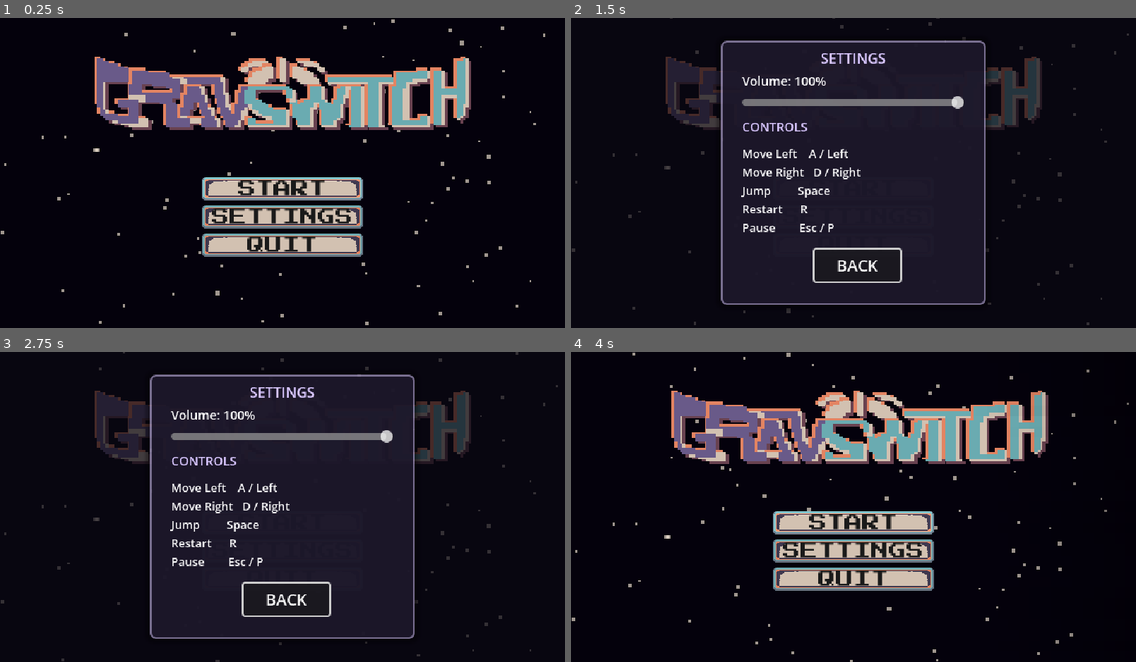
Above: before the commit, frames 1-4 (two rows, left to right).
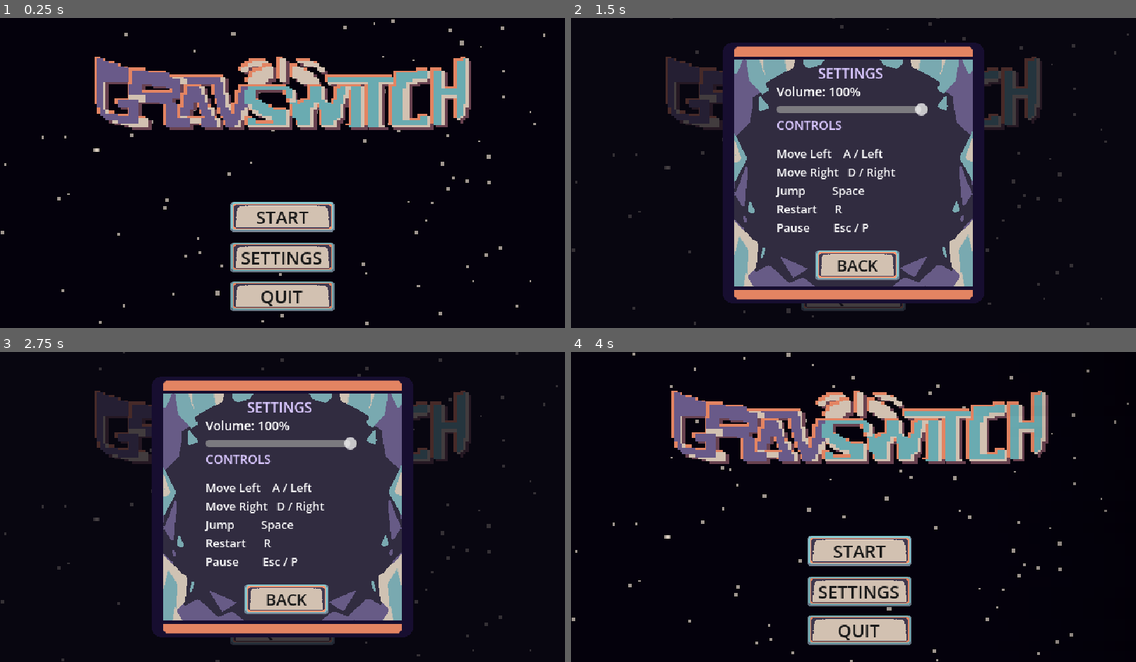
Above: after the commit, the same moments.

Repository: jmx2033/GRAVSWITCH
Game: Godot game, scene res://Scenes/mainmenu.tscn
Same seed, same stepped clock (60 frames per second), same inputs: the game is played once before the commit and once after it.
Inputs (mouse positions are in pixels of both pictures, inside the frame that each line leads up to):
- Up to frame 1 (0.25 s): no input
- Up to frame 2 (1.5 s): click "SETTINGS" at 0.5 s; click "START" at 1.25 s
- Up to frame 3 (2.75 s): click "START" at 2 s
- Up to frame 4 (4 s): click "BACK" at 2.75 s; move the mouse to (977, 491) at 3.52 s; hold D (move_right) from 3.53 s (still down); tap Space (jump) at 3.77 s

The runs differ from the first frame. In frame 1, 8.9% of the frame differs, in the area x 35-65%, y 51-95%; in frame 2, 16%, in the area x 26-74%, y 7-95%; in frame 3, 16%; in frame 4, 8.9%.

Commit message:
fix(ui): 恢复合并前的主菜单与面板布局，塌陷改为贴底散落 [P1-5]

Diff:
--- a/Scenes/mainmenu.tscn
+++ b/Scenes/mainmenu.tscn
@@ -66,28 +66,26 @@
 texture = ExtResource("3_title")
 stretch_mode = 5
 
-[node name="VBoxContainer" type="VBoxContainer" parent="." unique_id=2046527639]
+
+[node name="ButtonPlay" type="Button" parent="." unique_id=1112869794]
 layout_mode = 1
-anchors_preset = 13
+anchors_preset = -1
 anchor_left = 0.5
+anchor_top = 0.5
 anchor_right = 0.5
-anchor_bottom = 1.0
-offset_left = -92.0
-offset_top = 180.0
-offset_right = 92.0
-offset_bottom = 180.0
+anchor_bottom = 0.522
+offset_left = -60.0
+offset_top = 32.0
+offset_right = 60.0
+offset_bottom = 60.08
 grow_horizontal = 2
 grow_vertical = 2
-
-[node name="ButtonPlay" type="Button" parent="VBoxContainer" unique_id=1112869794]
-layout_mode = 2
 theme_override_colors/font_color = Color(0.102, 0.102, 0.102, 1)
 theme_override_colors/font_focus_color = Color(0.102, 0.102, 0.102, 1)
 theme_override_colors/font_pressed_color = Color(0.102, 0.102, 0.102, 1)
 theme_override_colors/font_hover_color = Color(0.102, 0.102, 0.102, 1)
 theme_override_colors/font_hover_pressed_color = Color(0.102, 0.102, 0.102, 1)
 theme_override_colors/font_disabled_color = Color(0.35, 0.35, 0.35, 1)
-theme_override_fonts/font = ExtResource("3_v4pkt")
 theme_override_font_sizes/font_size = 20
 theme_override_styles/normal = SubResource("StyleBoxTexture_btn_normal")
 theme_override_styles/pressed = SubResource("StyleBoxTexture_btn_normal")
@@ -95,16 +93,26 @@
 theme_override_styles/focus = SubResource("StyleBoxTexture_btn_focus")
 text = "START"
 
-[node name="ButtonChallenge" type="Button" parent="VBoxContainer" unique_id=1310177641]
+[node name="ButtonChallenge" type="Button" parent="." unique_id=1310177641]
 visible = false
-layout_mode = 2
+layout_mode = 1
+anchors_preset = 8
+anchor_left = 0.5
+anchor_top = 0.5
+anchor_right = 0.5
+anchor_bottom = 0.5
+offset_left = -70.0
+offset_top = -17.0
+offset_right = 70.0
+offset_bottom = 19.0
+grow_horizontal = 2
+grow_vertical = 2
 theme_override_colors/font_color = Color(0.102, 0.102, 0.102, 1)
 theme_override_colors/font_focus_color = Color(0.102, 0.102, 0.102, 1)
 theme_override_colors/font_pressed_color = Color(0.102, 0.102, 0.102, 1)
 theme_override_colors/font_hover_color = Color(0.102, 0.102, 0.102, 1)
 theme_override_colors/font_hover_pressed_color = Color(0.102, 0.102, 0.102, 1)
 theme_override_colors/font_disabled_color = Color(0.35, 0.35, 0.35, 1)
-theme_override_fonts/font = ExtResource("3_v4pkt")
 theme_override_font_sizes/font_size = 20
 theme_override_styles/normal = SubResource("StyleBoxTexture_btn_normal")
 theme_override_styles/pressed = SubResource("StyleBoxTexture_btn_normal")
@@ -112,15 +120,25 @@
 theme_override_styles/focus = SubResource("StyleBoxTexture_btn_focus")
 text = "CHALLENGE"
 
-[node name="ButtonSettings" type="Button" parent="VBoxContainer" unique_id=1326681747]
-layout_mode = 2
+[node name="ButtonSettings" type="Button" parent="." unique_id=1326681747]
+layout_mode = 1
+anchors_preset = 8
+anchor_left = 0.5
+anchor_top = 0.5
+anchor_right = 0.5
+anchor_bottom = 0.5
+offset_left = -60.0
+offset_top = 78.0
+offset_right = 60.0
+offset_bottom = 114.0
+grow_horizontal = 2
+grow_vertical = 2
 theme_override_colors/font_color = Color(0.102, 0.102, 0.102, 1)
 theme_override_colors/font_focus_color = Color(0.102, 0.102, 0.102, 1)
 theme_override_colors/font_pressed_color = Color(0.102, 0.102, 0.102, 1)
 theme_override_colors/font_hover_color = Color(0.102, 0.102, 0.102, 1)
 theme_override_colors/font_hover_pressed_color = Color(0.102, 0.102, 0.102, 1)
 theme_override_colors/font_disabled_color = Color(0.35, 0.35, 0.35, 1)
-theme_override_fonts/font = ExtResource("3_v4pkt")
 theme_override_font_sizes/font_size = 20
 theme_override_styles/normal = SubResource("StyleBoxTexture_btn_normal")
 theme_override_styles/pressed = SubResource("StyleBoxTexture_btn_normal")
@@ -128,15 +146,25 @@
 theme_override_styles/focus = SubResource("StyleBoxTexture_btn_focus")
 text = "SETTINGS"
 
-[node name="ButtonQuit" type="Button" parent="VBoxContainer" unique_id=1326681748]
-layout_mode = 2
+[node name="ButtonQuit" type="Button" parent="." unique_id=1326681748]
+layout_mode = 1
+anchors_preset = 8
+anchor_left = 0.5
+anchor_top = 0.5
+anchor_right = 0.5
+anchor_bottom = 0.5
+offset_left = -60.0
+offset_top = 122.0
+offset_right = 60.0
+offset_bottom = 158.0
+grow_horizontal = 2
+grow_vertical = 2
 theme_override_colors/font_color = Color(0.102, 0.102, 0.102, 1)
 theme_override_colors/font_focus_color = Color(0.102, 0.102, 0.102, 1)
 theme_override_colors/font_pressed_color = Color(0.102, 0.102, 0.102, 1)
 theme_override_colors/font_hover_color = Color(0.102, 0.102, 0.102, 1)
 theme_override_colors/font_hover_pressed_color = Color(0.102, 0.102, 0.102, 1)
 theme_override_colors/font_disabled_color = Color(0.35, 0.35, 0.35, 1)
-theme_override_fonts/font = ExtResource("3_v4pkt")
 theme_override_font_sizes/font_size = 20
 theme_override_styles/normal = SubResource("StyleBoxTexture_btn_normal")
 theme_override_styles/pressed = SubResource("StyleBoxTexture_btn_normal")
--- a/Scenes/settings_panel.tscn
+++ b/Scenes/settings_panel.tscn
@@ -1,20 +1,51 @@
 [gd_scene format=3 uid="uid://durcx6hmcy24w"]
 
 [ext_resource type="Script" uid="uid://dq3plm2pm86jq" path="res://Scripts/ui/settings_panel.gd" id="1_sp"]
+[ext_resource type="Texture2D" uid="uid://sytie6mejyms" path="res://Art/ui/ui_settings_panel.png" id="2_bg"]
+[ext_resource type="Texture2D" uid="uid://dv478o526tpud" path="res://Art/ui/ui_button.png" id="3_btn"]
 
-[sub_resource type="StyleBoxFlat" id="StyleBoxFlat_frost"]
-bg_color = Color(0.12, 0.1, 0.18, 0.85)
-border_width_left = 2
-border_width_top = 2
-border_width_right = 2
-border_width_bottom = 2
-border_color = Color(0.85, 0.78, 1, 0.55)
-corner_radius_top_left = 6
-corner_radius_top_right = 6
-corner_radius_bottom_right = 6
-corner_radius_bottom_left = 6
-shadow_color = Color(0, 0, 0, 0.45)
-shadow_size = 8
+[sub_resource type="StyleBoxTexture" id="StyleBoxTexture_frost_bg"]
+content_margin_left = 0.0
+content_margin_top = 0.0
+content_margin_right = 0.0
+content_margin_bottom = 0.0
+texture = ExtResource("2_bg")
+
+[sub_resource type="StyleBoxTexture" id="StyleBoxTexture_btn_normal"]
+content_margin_left = 12.0
+content_margin_top = 4.0
+content_margin_right = 12.0
+content_margin_bottom = 4.0
+texture = ExtResource("3_btn")
+texture_margin_left = 6.0
+texture_margin_top = 6.0
+texture_margin_right = 6.0
+texture_margin_bottom = 6.0
+
+[sub_resource type="StyleBoxTexture" id="StyleBoxTexture_btn_hover"]
+content_margin_left = 12.0
+content_margin_top = 4.0
+content_margin_right = 12.0
+content_margin_bottom = 4.0
+texture = ExtResource("3_btn")
+texture_margin_left = 6.0
+texture_margin_top = 6.0
+texture_margin_right = 6.0
+texture_margin_bottom = 6.0
+modulate_color = Color(1.25, 1.25, 1.25, 1)
+
+[sub_resource type="StyleBoxTexture" id="StyleBoxTexture_btn_focus"]
+content_margin_left = 12.0
+content_margin_top = 4.0
+content_margin_right = 12.0
+content_margin_bottom = 4.0
+texture = ExtResource("3_btn")
+texture_margin_left = 6.0
+texture_margin_top = 6.0
+texture_margin_right = 6.0
+texture_margin_bottom = 6.0
+modulate_color = Color(1.15, 1.15, 1.15, 1)
+draw_center = false
 
 [node name="SettingsPanel" type="Control" unique_id=710877453]
 process_mode = 3
@@ -50,13 +81,14 @@
 offset_bottom = 150.0
 grow_horizontal = 2
 grow_vertical = 2
-theme_override_styles/panel = SubResource("StyleBoxFlat_frost")
+theme_override_styles/panel = SubResource("StyleBoxTexture_frost_bg")
 
 [node name="Title" type="Label" parent="Frost" unique_id=1817457904]
 layout_mode = 0
-offset_top = 8.0
-offset_right = 300.0
-offset_bottom = 32.0
+offset_left = -3.0
+offset_top = 25.0
+offset_right = 297.0
+offset_bottom = 49.0
 theme_override_colors/font_color = Color(0.85, 0.78, 1, 1)
 theme_override_font_sizes/font_size = 16
 text = "SETTINGS"
@@ -65,39 +97,39 @@
 [node name="VolumeLabel" type="Label" parent="Frost" unique_id=1248034047]
 unique_name_in_owner = true
 layout_mode = 0
-offset_left = 24.0
-offset_top = 36.0
-offset_right = 276.0
-offset_bottom = 58.0
+offset_left = 63.0
+offset_top = 48.0
+offset_right = 315.0
+offset_bottom = 70.0
 theme_override_font_sizes/font_size = 14
 text = "Volume: 100%"
 
 [node name="VolumeSlider" type="HSlider" parent="Frost" unique_id=744007780]
 unique_name_in_owner = true
 layout_mode = 0
-offset_left = 24.0
-offset_top = 58.0
-offset_right = 276.0
-offset_bottom = 82.0
+offset_left = 63.0
+offset_top = 70.0
+offset_right = 235.0
+offset_bottom = 86.0
 max_value = 1.0
 step = 0.05
 value = 1.0
 
 [node name="KeysTitle" type="Label" parent="Frost" unique_id=996241516]
 layout_mode = 0
-offset_left = 24.0
-offset_top = 88.0
-offset_right = 276.0
-offset_bottom = 108.0
+offset_left = 63.0
+offset_top = 86.0
+offset_right = 315.0
+offset_bottom = 106.0
 theme_override_colors/font_color = Color(0.85, 0.78, 1, 1)
 theme_override_font_sizes/font_size = 14
 text = "CONTROLS"
 
 [node name="KeysTable" type="Label" parent="Frost" unique_id=735927332]
 layout_mode = 0
-offset_left = 24.0
+offset_left = 63.0
 offset_top = 119.0
-offset_right = 276.0
+offset_right = 315.0
 offset_bottom = 221.0
 theme_override_font_sizes/font_size = 13
 text = "Move Left    A / Left
@@ -113,5 +145,13 @@
 offset_top = 237.0
 offset_right = 203.0
 offset_bottom = 273.0
+theme_override_colors/font_color = Color(0.102, 0.102, 0.102, 1)
+theme_override_colors/font_focus_color = Color(0.102, 0.102, 0.102, 1)
+theme_override_colors/font_pressed_color = Color(0.102, 0.102, 0.102, 1)
+theme_override_colors/font_hover_color = Color(0.102, 0.102, 0.102, 1)
 theme_override_font_sizes/font_size = 18
+theme_override_styles/normal = SubResource("StyleBoxTexture_btn_normal")
+theme_override_styles/pressed = SubResource("StyleBoxTexture_btn_normal")
+theme_override_styles/hover = SubResource("StyleBoxTexture_btn_hover")
+theme_override_styles/focus = SubResource("StyleBoxTexture_btn_focus")
 text = "BACK"
--- a/Scenes/win_panel.tscn
+++ b/Scenes/win_panel.tscn
@@ -2,6 +2,7 @@
 
 [ext_resource type="Script" path="res://Scripts/ui/win_panel.gd" id="1_wp"]
 [ext_resource type="Texture2D" path="res://Art/ui/ui_button.png" id="2_btn"]
+[ext_resource type="Texture2D" uid="uid://crxmjxopjlfaj" path="res://Art/ui/ui_win_panel.png" id="3_bg"]
 
 [sub_resource type="StyleBoxTexture" id="StyleBoxTexture_btn_normal"]
 content_margin_left = 12.0
@@ -38,6 +39,13 @@
 texture_margin_bottom = 6.0
 modulate_color = Color(1.15, 1.15, 1.15, 1)
 draw_center = false
+
+[sub_resource type="StyleBoxTexture" id="StyleBoxTexture_frost_bg"]
+content_margin_left = 0.0
+content_margin_top = 0.0
+content_margin_right = 0.0
+content_margin_bottom = 0.0
+texture = ExtResource("3_bg")
 
 [sub_resource type="StyleBoxFlat" id="StyleBoxFlat_frost"]
 bg_color = Color(0.12, 0.1, 0.18, 0.92)
@@ -97,13 +105,13 @@
 offset_bottom = 150.0
 grow_horizontal = 2
 grow_vertical = 2
-theme_override_styles/panel = SubResource("StyleBoxFlat_frost")
+theme_override_styles/panel = SubResource("StyleBoxTexture_frost_bg")
 
 [node name="Title" type="Label" parent="Content/Frost"]
 layout_mode = 0
-offset_top = 16.0
+offset_top = 56.0
 offset_right = 320.0
-offset_bottom = 52.0
+offset_bottom = 92.0
 theme_override_colors/font_color = Color(0.85, 0.78, 1, 1)
 theme_override_font_sizes/font_size = 26
 text = "ALL CLEAR"
--- a/Scripts/core/game.gd
+++ b/Scripts/core/game.gd
@@ -139,12 +139,14 @@
 		return
 	_player.connect("won", _on_player_won)
 
-	# 最后一关（正式关的第 5 关）才授权「空中改重力」。
+	# 从第 5 关（下标 4）起授权「空中改重力」。
 	# 前四关不授权，玩家只能靠重力区改变方向——那些关的谜题全建立在这个前提上。
+	# 第 5 关是教学关（用虚空坑引出机制），第 6 关是综合关（把机制串起来）。
 	# 授权集中写在这里而不是每关一个参数，是因为「哪一关开能力」是游戏流程的决定，
-	# 不该散落到四个关卡场景里。
-	var is_last_level: bool = _level_index >= 0 and _level_index == levels.size() - 1
-	if is_last_level and _player.has_method("enable_gravity_shift"):
+	# 不该散落到各个关卡场景里。
+	const FIRST_SHIFT_LEVEL := 4
+	var can_shift: bool = _level_index >= FIRST_SHIFT_LEVEL
+	if can_shift and _player.has_method("enable_gravity_shift"):
 		_player.call("enable_gravity_shift")
 
 
--- a/Scripts/main_menu.gd
+++ b/Scripts/main_menu.gd
@@ -18,10 +18,10 @@
 ## 主菜单重力场效果（背景石粒 + 方向键切换重力）。
 const MENU_GRAVITY_FX := preload("res://Scripts/ui/menu_gravity_fx.gd")
 
-@onready var _btn_play: Button = $VBoxContainer/ButtonPlay
-@onready var _btn_challenge: Button = $VBoxContainer/ButtonChallenge
-@onready var _btn_settings: Button = $VBoxContainer/ButtonSettings
-@onready var _btn_quit: Button = $VBoxContainer/ButtonQuit
+@onready var _btn_play: Button = $ButtonPlay
+@onready var _btn_challenge: Button = $ButtonChallenge
+@onready var _btn_settings: Button = $ButtonSettings
+@onready var _btn_quit: Button = $ButtonQuit
 
 # 运行时实例化的设置面板；默认隐藏。
 var _panel: Control = null
@@ -64,8 +64,9 @@
 	add_child(_gravity_fx)
 	# 石粒要画在所有 UI 之下，但节点是在 UI 之后 add 的，所以显式压低层级。
 	_gravity_fx.z_index = -50
-	# 等一帧再收集：此时所有 UI 子节点（含刚加的设置面板）都已就位
-	_gravity_fx.call_deferred("_collect_ui")
+	# 等一帧再收集：确保所有子节点都已就位
+	await get_tree().process_frame
+	_gravity_fx.call("_collect_ui")
 
 	_btn_play.grab_focus()
 
--- a/Scripts/ui/menu_gravity_fx.gd
+++ b/Scripts/ui/menu_gravity_fx.gd
@@ -53,24 +53,25 @@
 ## 晃动过渡时间（秒）。
 const SWING_TIME := 0.28
 
-## 塌完之后每个元素的散落位置：`Vector2(横向偏移, 底边距屏幕底部的高度)`。
+## 塌完之后每个元素的落点：`Vector2(横向偏移, 底边距屏幕底的高度)`。
+##
+## **语义是「底边距底」**：这样不管元素多高，塌完都**贴到屏幕底部**。
+## 之前用「下移量」的话，高矮不一的元素会停在不同高度——
+## 标题（高 87）和按钮（高 36）差得远，看着就像"没塌到底"。
 ##
 ## **为什么不用纯随机**：随机的话每次塌完都不一样，看起来像 bug；
-## 用固定表能保证"塌成什么样子"是设计好的，而且能确保彼此不重叠。
-##
-## 排序要求：**表里的纵向顺序必须和各元素的原始位置一致**
-## （Title 最上、Quit 最下）。否则某个元素的目标位置会高于它原位，
-## 被「不许往上跳」的判断拦在原地，看起来就没塌。
-## 落差统一 40px（> 按钮高 36px），保证互不重叠。
+## 用固定表能保证"塌成什么样子"是设计好的。
 const SCATTER := {
-	"Title": Vector2(-30.0, 172.0),
-	"ButtonChallenge": Vector2(-18.0, 132.0),
-	"ButtonPlay": Vector2(24.0, 92.0),
-	"ButtonSettings": Vector2(30.0, 52.0),
-	"ButtonQuit": Vector2(-24.0, 12.0),
+	# 标题：压在最上面一层，横向左移
+	"Title": Vector2(-150.0, 92.0),
+	# 四个按钮：横向错开成斜的一列，纵向依次叠高一点（避免完全重叠）
+	"ButtonPlay": Vector2(-190.0, 4.0),
+	"ButtonChallenge": Vector2(-120.0, 16.0),
+	"ButtonSettings": Vector2(-50.0, 28.0),
+	"ButtonQuit": Vector2(20.0, 40.0),
 }
 ## 表里没登记的元素：底边贴屏幕底，横移 0。
-const SCATTER_DEFAULT := Vector2(0.0, 4.0)
+const SCATTER_DEFAULT := Vector2(0.0, 0.0)
 
 ## 每颗石粒：{pos: Vector2, size: float}
 var _stones: Array[Dictionary] = []
@@ -120,23 +121,60 @@
 	var root := get_parent()
 	if root == null:
 		return
-	for child in root.get_children():
+	_collect_ui_recursive(root)
+
+
+## 递归收集需要跟着塌的 UI 元素（标题 + 按钮），逐个登记。
+##
+## **只收当前可见的**：设置面板、选关面板里的按钮平时是隐藏的，
+## 它们跟着塌会露出来——面板一打开就看到一堆按钮堆在底部。
+##
+## ## 为什么每个按钮都要设 top_level = true
+##
+func _collect_ui_recursive(node: Node) -> void:
+	for child in node.get_children():
 		if not (child is Control):
 			continue
-		if not (child is Button or child is TextureRect):
-			continue
 		var c := child as Control
-		var from := c.position
-		# 查表拿散落位置：x 是横向偏移，y 是底边距屏幕底部的高度
-		var spec: Vector2 = SCATTER.get(c.name, SCATTER_DEFAULT)
-		var to := Vector2(
-			from.x + spec.x,
-			SCREEN.y - spec.y - c.size.y
-		)
-		# 已经在下面的元素不要往上跳
-		if to.y < from.y:
-			to.y = from.y
-		_ui_moves.append({"node": c, "from": from, "to": to})
+		if not c.is_visible_in_tree():
+			continue
+		if child is Button or child is TextureRect:
+			_add_element(c)
+		else:
+			# 容器：收容器里的按钮，但不收容器本身
+			_collect_ui_recursive(child)
+
+
+## 登记一个元素，并算出它塌陷后的目标位置。
+##
+## **顺序很重要**：先收集**全部**元素的位置，最后再统一设 top_level。
+## 若边收集边设，前面已经设过的按钮会被 VBox 重新排布、
+## 后面的按钮又拿不到自己的位置——结果就是四个按钮全叠在同一点。
+func _add_element(c: Control) -> void:
+	for m in _ui_moves:
+		if m["node"] == c:
+			return
+	var from := c.global_position
+	# 查表拿落点：x 是横向偏移，y 是底边距屏幕底的高度
+	var spec: Vector2 = SCATTER.get(c.name, SCATTER_DEFAULT)
+	# 目标 = 底边落在 SCREEN.y - spec.y 的位置
+	var to := Vector2(from.x + spec.x, SCREEN.y - spec.y - c.size.y)
+	_ui_moves.append({"node": c, "from": from, "to": to})
+
+
+## 让所有收集到的元素脱离布局控制。
+##
+## 必须在**全部位置都采集完之后**统一做：设 top_level 的瞬间，
+## 该按钮会脱离容器、位置被重置，所以要逐个写回它自己的原位。
+func _detach_from_layout() -> void:
+	for m in _ui_moves:
+		var c: Control = m["node"]
+		if not is_instance_valid(c):
+			continue
+		var from: Vector2 = m["from"]
+		c.top_level = true
+		c.global_position = from
+
 
 
 func _process(delta: float) -> void:
@@ -256,4 +294,6 @@
 		var target := from.lerp(to, _sink_ratio) + _swing
 		if jitter:
 			target.x += randf_range(-STEP_JITTER, STEP_JITTER)
+		# 用 position（相对父容器）：按钮直接挂在主菜单下，
+		# 父节点不是 Container，位置不会被布局重排，可以自由改。
 		_layout_tween.tween_property(node, "position", target, duration)
--- a/Scripts/ui/win_panel.gd
+++ b/Scripts/ui/win_panel.gd
@@ -46,26 +46,28 @@
 	_btn_retry.grab_focus()
 
 
-## 载入美术的通关展示图；没有就隐藏那个槽位，并把按钮整体上移，避免中间空一块。
+## 载入美术的通关展示图；没有就隐藏那个槽位。
+##
+## 11/7 美术交付了一张 320×300 的**面板底图**（`win_panel_bg.png`），
+## 已经铺在 Frost 上。所以这里**不再压缩面板高度**——压成 200 会把底图挤变形。
+## 按钮改为在标题下方居中排布，底部留白由底图自己的装饰填充。
 func _load_art() -> void:
 	var has_art := ResourceLoader.exists(WIN_ART_PATH)
 	if has_art:
 		_art.texture = load(WIN_ART_PATH)
 		_art.visible = true
-		# 有图：按钮留在原位置，图占标题下方的空间
-		_btn_retry.position.y = 156.0
-		_btn_menu.position.y = 200.0
-		_btn_quit.position.y = 244.0
+		# 有展示图：图放标题下方，按钮依次往下
+		_art.position.y = 98.0
+		_btn_retry.position.y = 186.0
+		_btn_menu.position.y = 230.0
+		_btn_quit.position.y = 274.0
 	else:
 		_art.texture = null
 		_art.visible = false
-		# 无图：三个按钮上移到紧跟标题，面板高度也收紧
-		_btn_retry.position.y = 68.0
-		_btn_menu.position.y = 112.0
-		_btn_quit.position.y = 156.0
-		var frost := _btn_retry.get_parent() as Control
-		if frost != null:
-			frost.size.y = 200.0
+		# 无展示图：按钮在标题下方居中排布（间隔 44 = 36 高 + 8 间隙）
+		_btn_retry.position.y = 112.0
+		_btn_menu.position.y = 156.0
+		_btn_quit.position.y = 200.0
 
 
 ## 再玩一次。
